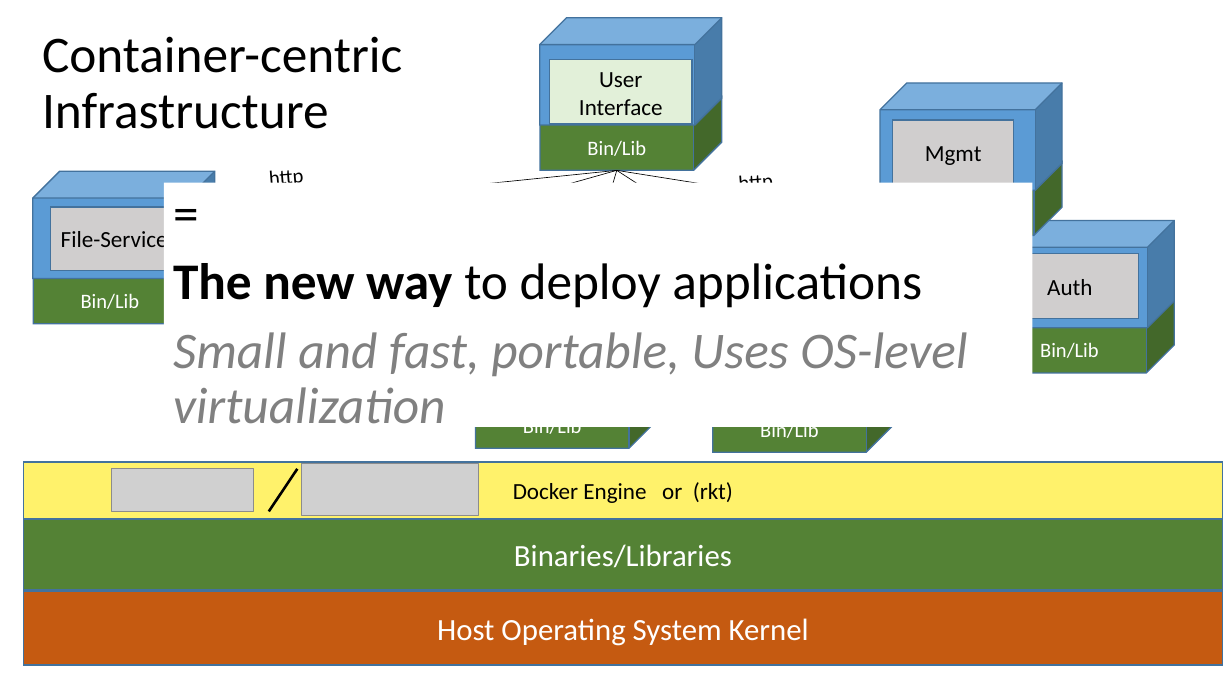
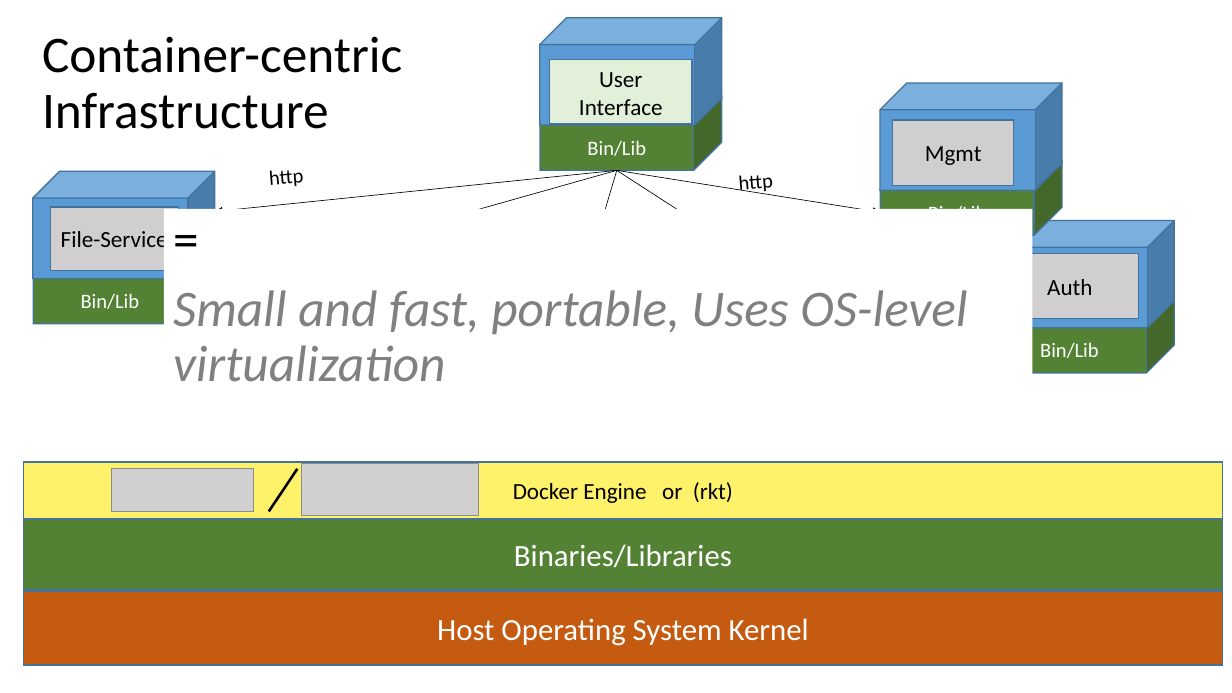
Before and after one commit to navivi/k8s-training, a slide deck: slide 13 of day-1/Using Kubernetes Day 1.pptx. Drawn at 1232x693 pixels with LibreOffice and Linux fonts; fonts in the diff are those of the drawing; grey boxes stand for pictures. Boxes give left, top, right and bottom in pixels: in the first picture for what was removed or moved away, otherwise in the second. Text is boxed around its words. In the diff, an @@ line names an element or a change of style, - is before the commit and + after.

```diff
--- a/day-1/Using Kubernetes Day 1.pptx
+++ b/day-1/Using Kubernetes Day 1.pptx
@@ text "=": place and size @@
-text "=" at box(164, 183, 1032, 427)
+text "=" at box(173, 290, 967, 382)
@@ text in cube at box(928, 203, 987, 209): text added @@
+Bin/Lib
@@ text at box(173, 263, 922, 308): paragraph removed @@
-The new way to deploy applications
@@ cube removed at box(476, 374, 658, 449) @@
-Bin/Lib
@@ text in cube at box(760, 420, 819, 443): text removed @@
-Bin/Lib
```
Also in this commit, not shown: 13 other slides changed.
